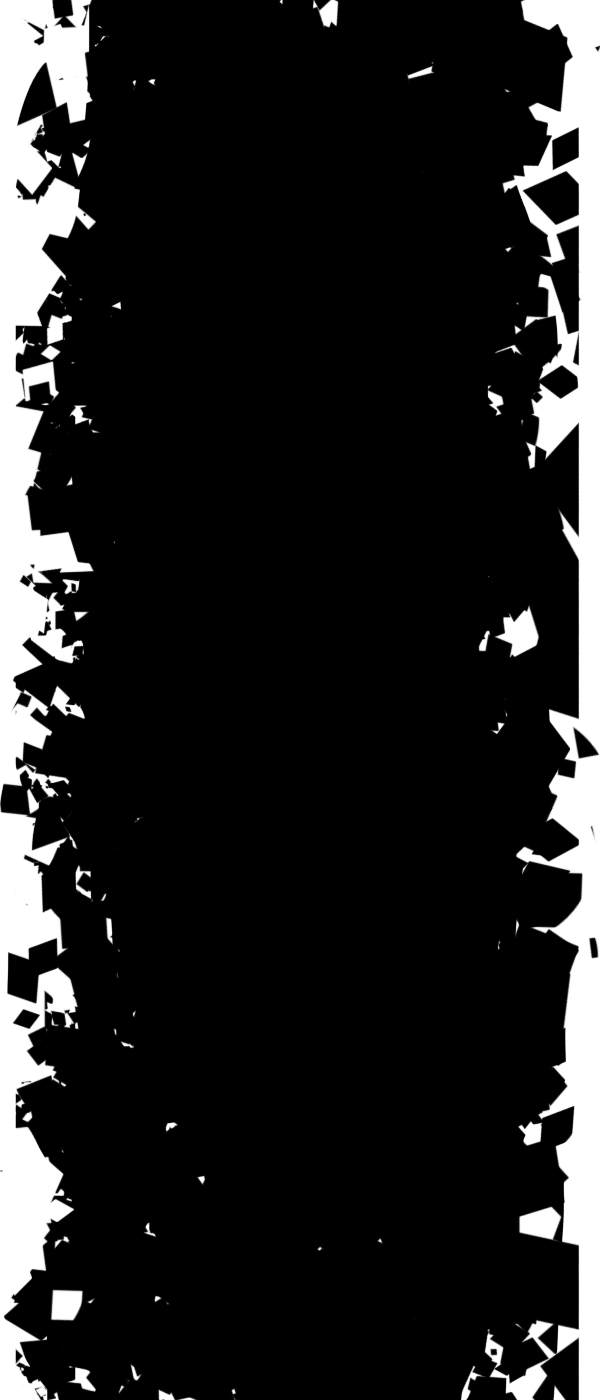
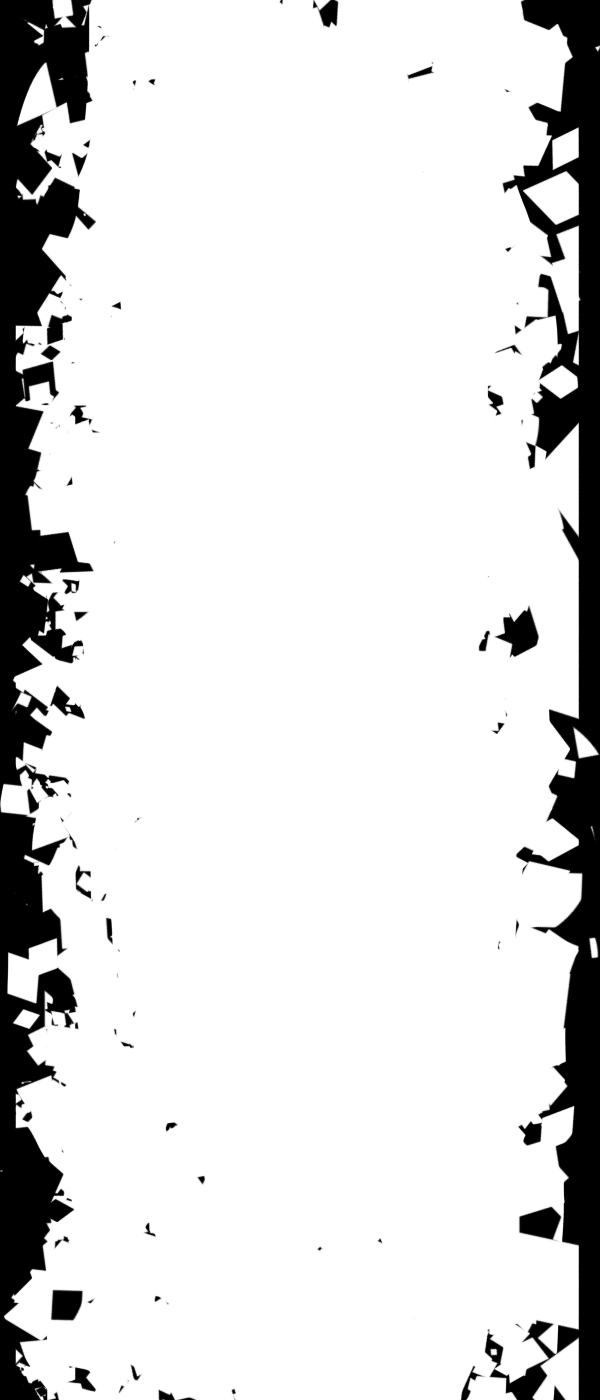
Comparing the layer stacks of the two 600px x 1400px images. Changes:
pixels changed over [left=0, top=0, right=600, bottom=1400] (layer not identified)
